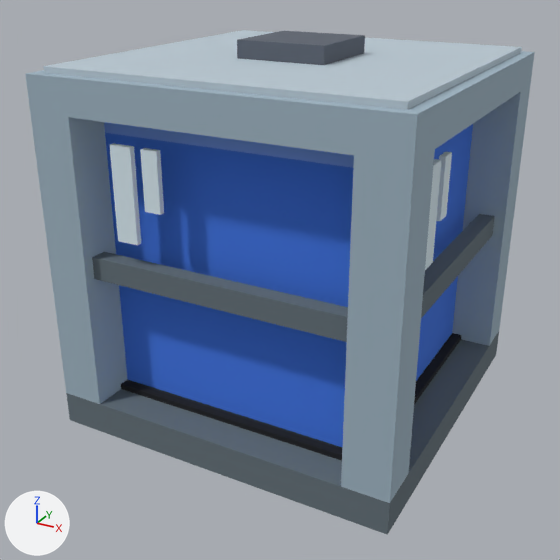
What one commit did to the glTF model assets/models/tank.glb.
Before and after are seen from a 50 mm camera at (1.476, -1.397, 1.3) aimed at (0.478, 0.418, 0.392). Lighting does not change. The marker at lower left points along +X, +Y and +Z. The first picture is the older version.

Before the edit, the objects in view are built like this:
```python
me_tank_body = bpy.data.meshes.new('tank_body')
me_tank_body.from_pydata(...)  # 166 vertices, 252 faces; spans x 0.0..1.0, y 0.0..1.0, z 0.0..1.062
# faces by material slot: [60, 12, 60, 12, 12, 96]
me_tank_body.materials.append(mat_tank_dark)  # greyish blue #637078
me_tank_body.materials.append(mat_black)  # black #15171c
me_tank_body.materials.append(mat_tank)  # greyish blue #9fb4c2
me_tank_body.materials.append(mat_tank_light)  # pale blue #bac9d3
me_tank_body.materials.append(mat_steel_mid)  # greyish blue #5d6470
me_tank_body.materials.append(mat_glass)  # pale blue #dcedf5
me_tank_level_fluid = bpy.data.meshes.new('tank_level_fluid')
me_tank_level_fluid.from_pydata(...)  # 12 vertices, 24 faces; spans x 0.125..0.875, y 0.125..0.875, z 0.109..0.875
# faces by material slot: [12, 12]
me_tank_level_fluid.materials.append(mat_glow_tint)  # blue #3f76e4
me_tank_level_fluid.materials.append(mat_glow_tint_top)  # blue #799fec
ob_body_007 = bpy.data.objects.new('body.007', me_tank_body)
ob_body_007.location = (0.0, 0.0, 0.0)
ob_level_fluid = bpy.data.objects.new('level_fluid', me_tank_level_fluid)
ob_level_fluid.location = (0.0, 0.0, 0.0)
```
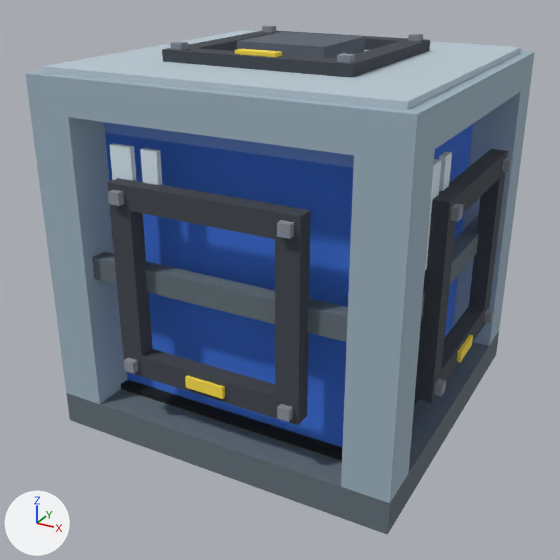
What the commit changed:
Material 'case_dark' (mat_case_dark) is new.
Its base color is (0.0545, 0.063, 0.0782) (dark grey #42474f).
Its roughness is 1.0.
Material 'glow_energy' (mat_glow_energy) is new.
Its base color is (1.0, 0.753, 0.0685) (yellow #ffe14a).
Its roughness is 1.0.
Material 'steel' (mat_steel) is new.
Its base color is (0.254, 0.283, 0.337) (grey #8a919d).
Its roughness is 1.0.
Mesh me_tank_link_z is new.
It has 64 vertices, 108 faces and spans x 0.238..0.762, y 0.238..0.762, z 0.991..1.061.
Faces by material slot: [48, 48, 12].
It uses material mat_case_dark (dark grey #42474f).
It uses material mat_steel (grey #8a919d).
It uses material mat_glow_energy (yellow #ffe14a).
Mesh me_tank_link_y_1 is new.
It has 72 vertices, 108 faces and spans x 0.238..0.763, y -0.028..0.038, z 0.238..0.762.
Faces by material slot: [48, 48, 12].
It uses material mat_case_dark (dark grey #42474f).
It uses material mat_steel (grey #8a919d).
It uses material mat_glow_energy (yellow #ffe14a).
Mesh me_tank_link_x is new.
It has 64 vertices, 108 faces and spans x 0.962..1.028, y 0.238..0.762, z 0.238..0.762.
Faces by material slot: [48, 48, 12].
It uses material mat_case_dark (dark grey #42474f).
It uses material mat_steel (grey #8a919d).
It uses material mat_glow_energy (yellow #ffe14a).
Object 'link_z+.001' (ob_link_z__001) is new; it shows me_tank_link_z.
Its location is (0.0, 0.0, 0.0).
Object 'link_y-.001' (ob_link_y__001_1) is new; it shows me_tank_link_y_1.
Its location is (0.0, 0.0, 0.0).
Object 'link_x+.001' (ob_link_x__001) is new; it shows me_tank_link_x.
Its location is (0.0, 0.0, 0.0).

What differs and where, as boxes (x1, y1, x2, y2) in the pictures (560 x 560 px):
'link_y-.001', added
    after: (107, 178, 311, 425)
    faces in mat_case_dark (dark grey #42474f): (107, 178, 311, 425)
    faces in mat_steel (grey #8a919d): (108, 190, 294, 422)
    faces in mat_glow_energy (yellow #ffe14a): (185, 375, 225, 399)
'link_x+.001', added
    after: (415, 149, 513, 403)
    faces in mat_case_dark (dark grey #42474f): (415, 149, 508, 403)
    faces in mat_steel (grey #8a919d): (434, 158, 513, 397)
    faces in mat_glow_energy (yellow #ffe14a): (457, 335, 473, 362)
'link_z+.001', added
    after: (162, 25, 430, 78)
    faces in mat_case_dark (dark grey #42474f): (162, 31, 430, 78)
    faces in mat_steel (grey #8a919d): (170, 25, 423, 63)
    faces in mat_glow_energy (yellow #ffe14a): (235, 49, 282, 57)
